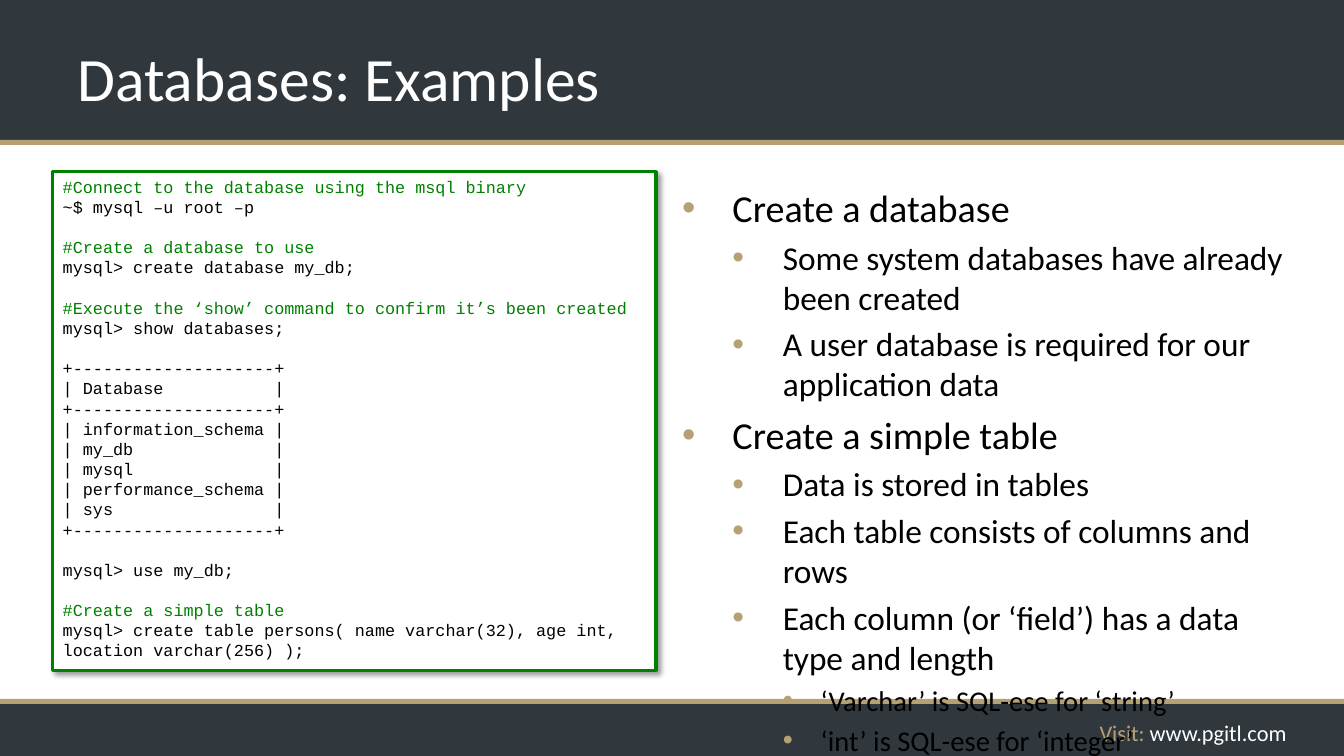
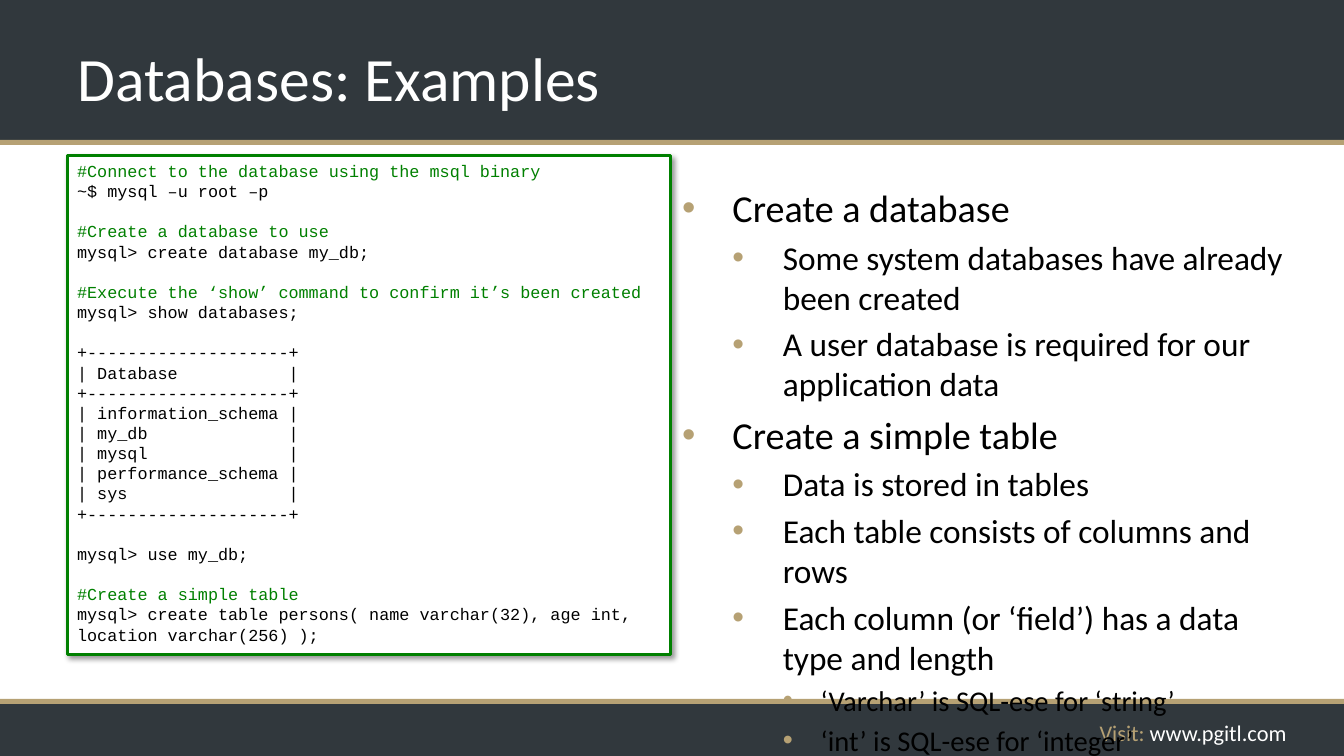
Before and after one commit to rikkouri/project-a, a slide deck: slide 192 of Programming Foundations.pptx. Drawn at 1344x756 pixels with LibreOffice and Linux fonts; fonts in the diff are those of the drawing; background and template pictures are left out. Boxes give left, top, right and bottom in pixels: in the first picture for what was removed or moved away, otherwise in the second. Text is boxed around its words. In the diff, an @@ line names an element or a change of style, - is before the commit and + after.

Commit message:
Code box alignment corrections

```diff
--- a/Programming Foundations.pptx
+++ b/Programming Foundations.pptx
@@ rectangle "#Connect to the database using ...": place and size @@
-rectangle "#Connect to the database using ..." at <box>52,171,655,670</box>
+rectangle "#Connect to the database using ..." at <box>68,156,670,655</box>
```
Also in this commit, not shown: 42 other slides changed.
